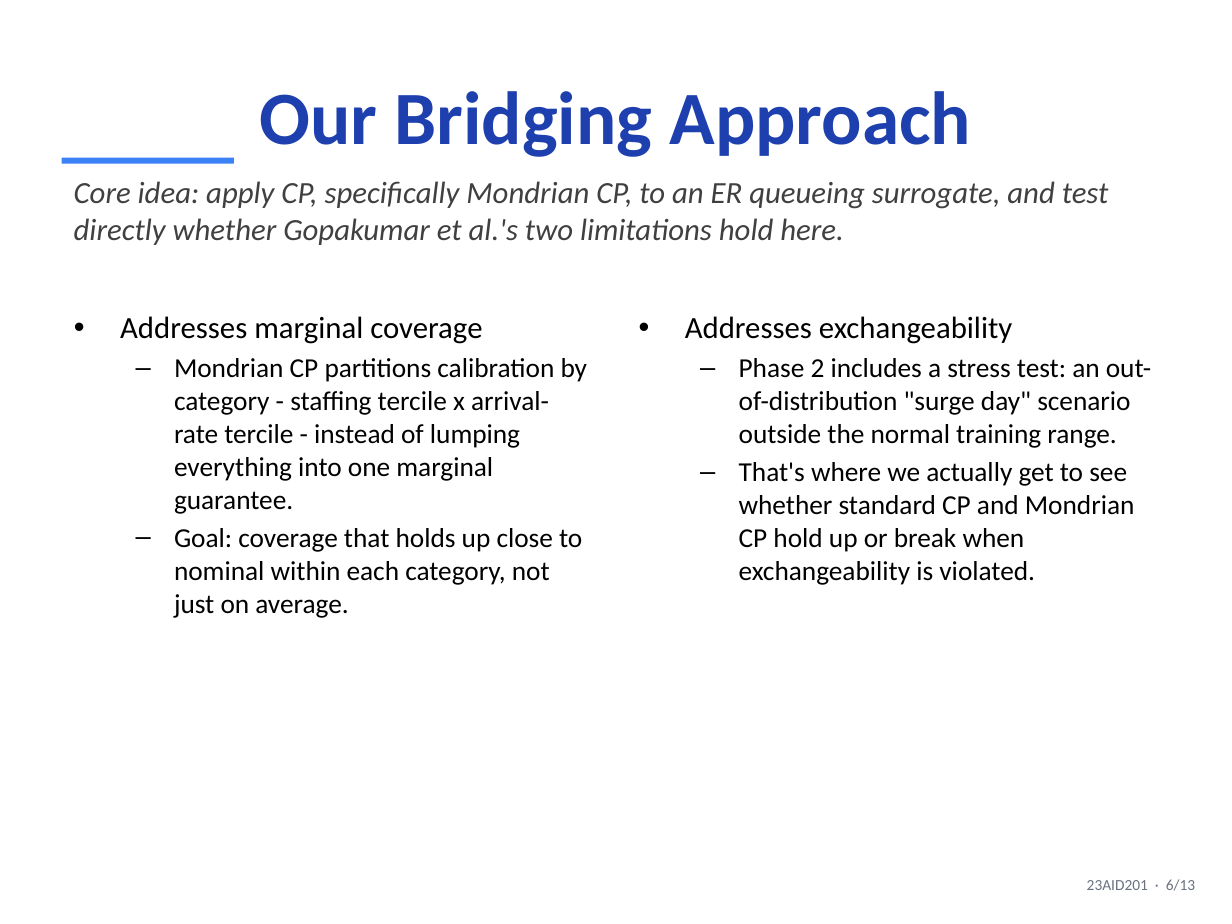
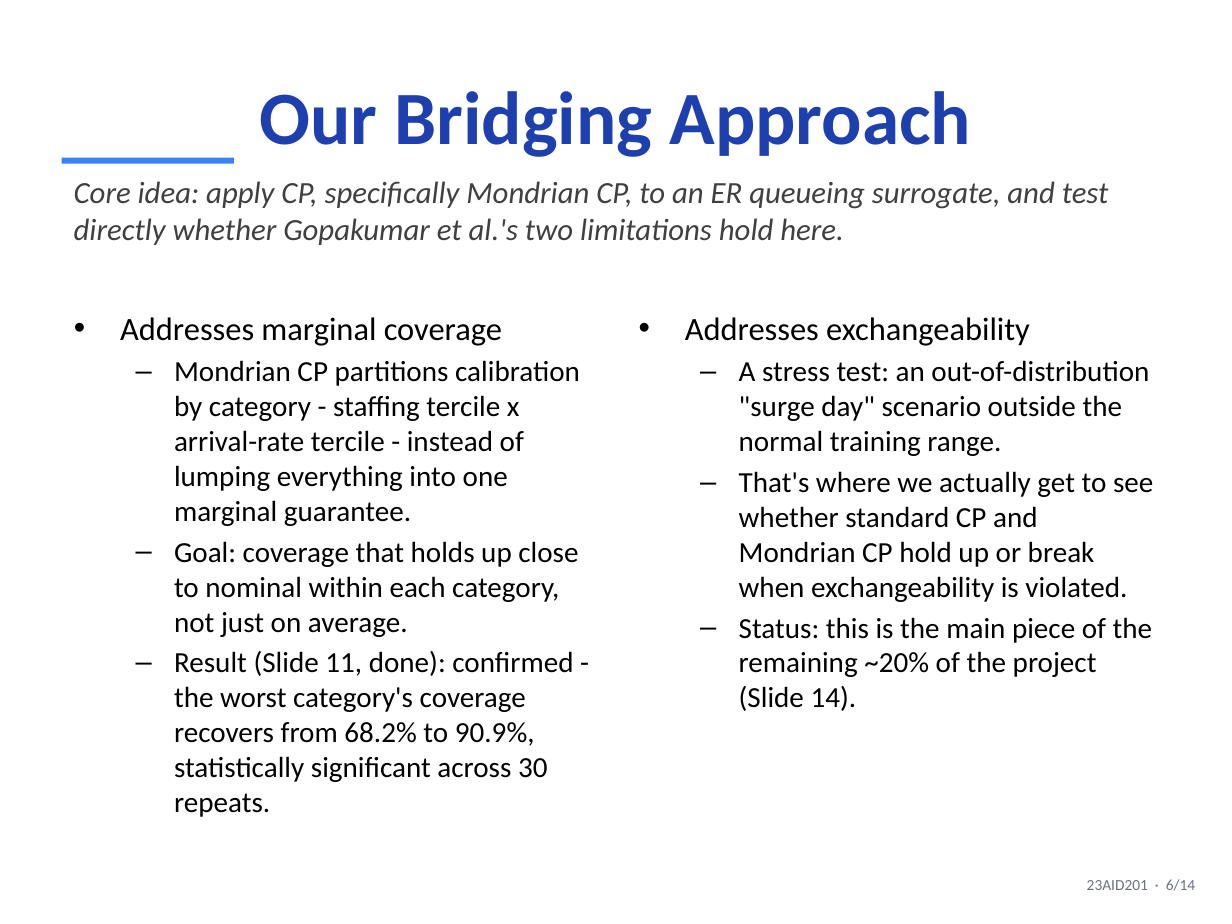
Before and after one commit to DUNE-ODYSSEY/Mondrian-Conformal-Prediction-On-Discrete-Event-Simulation, a slide deck: slide 6 of slides/mid_sem_presentation.pptx. Drawn at 1232x924 pixels with LibreOffice and Linux fonts; fonts in the diff are those of the drawing. Boxes give left, top, right and bottom in pixels: in the first picture for what was removed or moved away, otherwise in the second. Text is boxed around its words. In the diff, an @@ line names an element or a change of style, - is before the commit and + after.

```diff
--- a/slides/mid_sem_presentation.pptx
+++ b/slides/mid_sem_presentation.pptx
@@ text at (120,317,580,637): size 18 to 19 pt in "Addresses marginal coverage"; size 16 to 17 pt in "Mondrian CP partitions calibration by category - ...", "Goal: coverage that holds up close to ..." @@
@@ text at (685,317,1153,602): size 18 to 19 pt in "Addresses exchangeability"; size 16 to 17 pt in "That's where we actually get to see ..." @@
@@ text at (739,360,1149,456): text changed; size 16 to 17 pt @@
-  – Phase 2 includes a stress test: an out-of-distribution "surge day" scenario outside the normal training range.
+  – A stress test: an out-of-distribution "surge day" scenario outside the normal training range.
@@ text at (739,617,1152,711): paragraph added @@
+  – Status: this is the main piece of the remaining ~20% of the project (Slide 14).
@@ text at (174,651,573,817): paragraph added @@
+  – Result (Slide 11, done): confirmed - the worst category's coverage recovers from 68.2% to 90.9%, statistically significant across 30 repeats.
@@ text at (1087,879,1195,891): text changed @@
-23AID201 · 6/13
+23AID201 · 6/14
```
Also in this commit, not shown: 11 other slides changed, 1 slide added, 1 other file.
